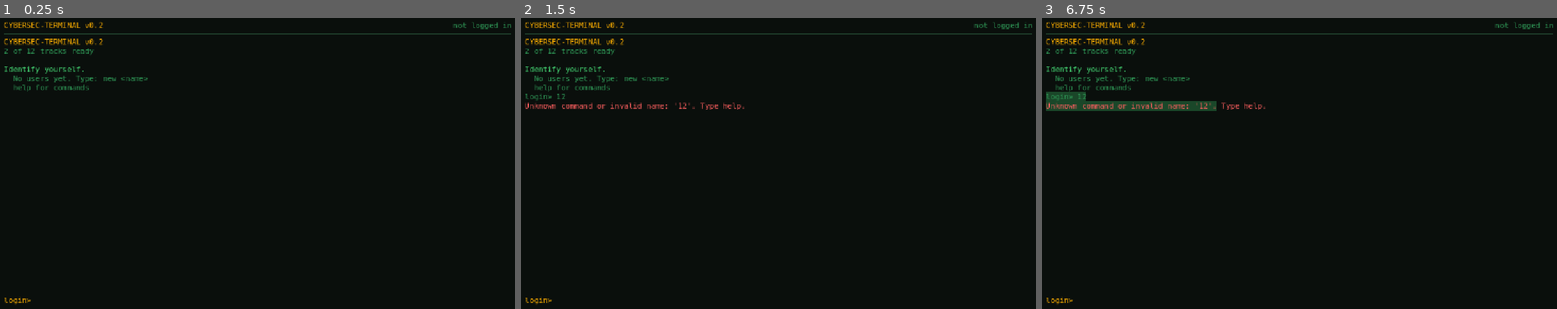
Above: before the commit, frames 1-3 (left to right).
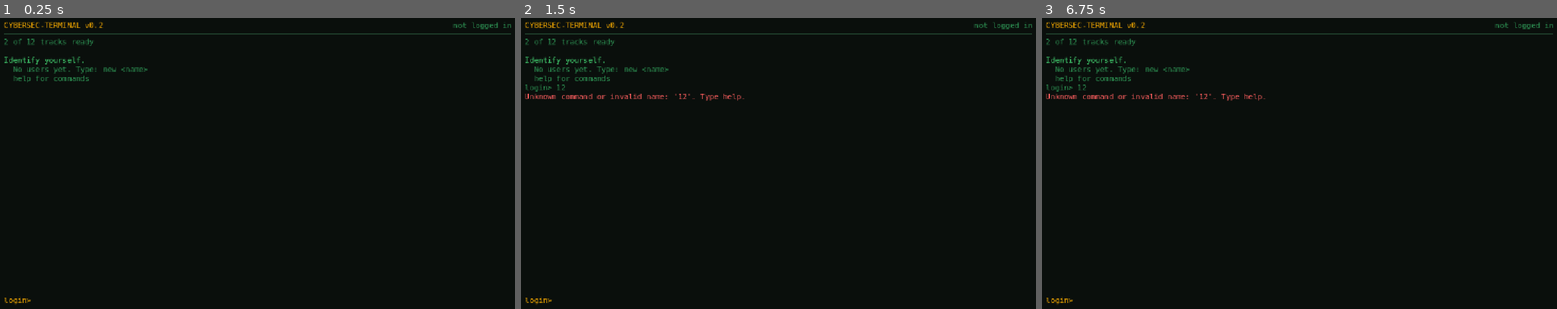
Above: after the commit, the same moments.

Repository: 0xbaadfade/cybersec-terminal
Game: Godot game, scene res://src/view/main.tscn
The game is run twice, just before and just after one commit, with the same random seed, the same clock (stepped at 60 frames per second) and the same inputs.
Inputs (mouse positions are in pixels of both pictures, inside the frame that each line leads up to):
- Up to frame 1 (0.25 s): no input
- Up to frame 2 (1.5 s): click (793, 300) at 0.52 s; type "12" at 0.6 s; tap Enter at 1.25 s; drag from (778, 163) to (830, 96) at 1.27 s
- Up to frame 3 (6.75 s): tap Space at 2, 3.5, 5 s; drag from (1191, 178) to (1273, 221) at 2.02 s; tap Enter at 2.75, 4.25 s; move the mouse to (1351, 96) at 2.77 s; hold Right 2.78-3.5 s; tap Ctrl at 2.85 s; drag from (1273, 221) to (1139, 116) at 3.52 s; move the mouse to (1459, 207) at 4.27 s; hold Left 4.28-5 s; tap X at 4.35 s; drag from (1139, 116) to (1222, 87) at 5.02 s; move the mouse to (1325, 163) at 5.77 s; hold Down 5.78-6.5 s; hold Shift 5.78-6.5 s; click (1325, 163) at 5.92 s; drag from (1222, 87) to (1191, 178) at 6.52 s

The runs differ from the first frame. In frame 1, 1.2% of the frame differs, in the area x 0-29%, y 7-26%; in frame 2, 2.0%; in frame 3, 2.9%, in the area x 0-44%, y 7-32%.

Commit message:
Remove duplicate title from the banner
Co-Authored-By: Claude Sonnet 5.5 <noreply@anthropic.com>

Diff:
--- a/src/core/command_router.gd
+++ b/src/core/command_router.gd
@@ -129,8 +129,8 @@
 
 
 func banner() -> Array:
+	# The title bar already shows the name and version, so the scrollback does not repeat it.
 	var out: Array = []
-	out.append(_l("CYBERSEC-TERMINAL v%s" % VERSION, S_ACCENT))
 	if pack != null:
 		out.append(_l("%s  //  %d items loaded" % [pack.title, pack.items.size()], S_DIM))
 	else:
--- a/tests/unit/test_track_menu.gd
+++ b/tests/unit/test_track_menu.gd
@@ -180,6 +180,10 @@
 	assert_string_contains(_text(_router.banner()), "2 of 4 tracks ready")
 
 
+func test_banner_does_not_repeat_the_title_bar() -> void:
+	assert_false(_text(_router.banner()).contains("CYBERSEC-TERMINAL"))
+
+
 func test_choosing_a_number_enters_that_track() -> void:
 	_login()
 	var out := _router.handle("3")
